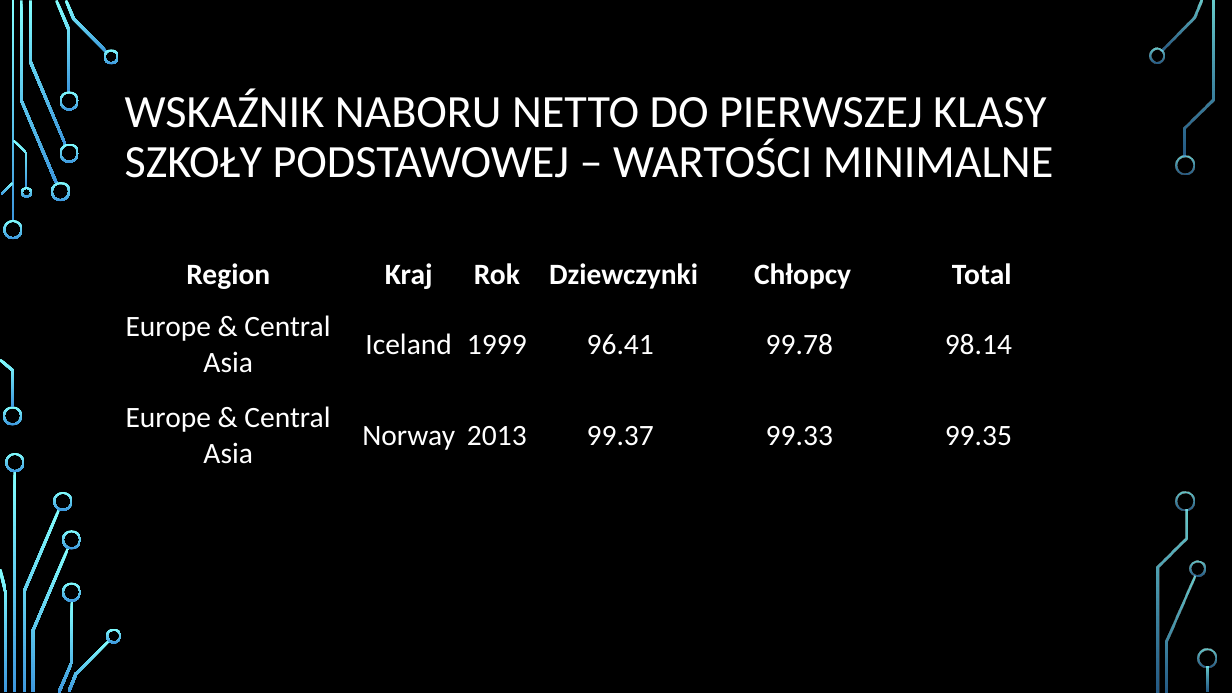
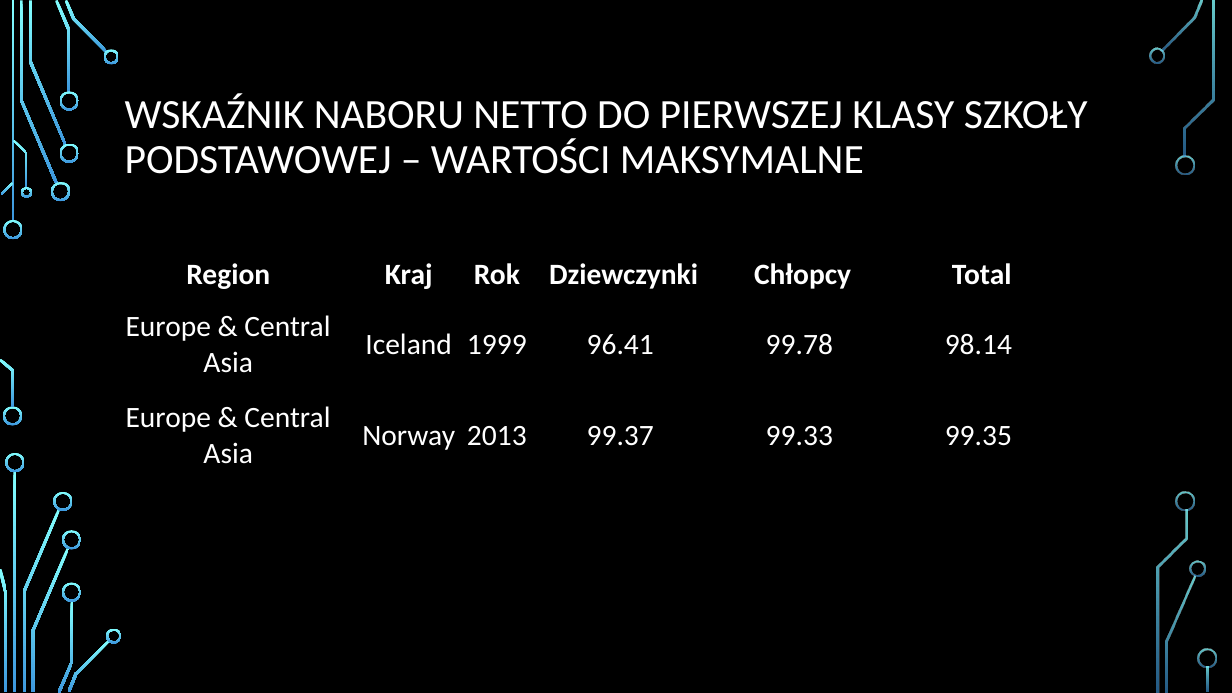
Before and after one commit to infoshareacademy/jdszr4-wdevs, a slide deck: slide 44 of prezentacje/SQL - Prezentacja koncowa.pptx. Drawn at 1232x693 pixels with LibreOffice and Linux fonts; fonts in the diff are those of the drawing; background and template pictures are left out. Boxes give left, top, right and bottom in pixels: in the first picture for what was removed or moved away, otherwise in the second. Text is boxed around its words. In the diff, an @@ line names an element or a change of style, - is before the commit and + after.

Commit message:
Drobne poprawki

```diff
--- a/prezentacje/SQL - Prezentacja koncowa.pptx
+++ b/prezentacje/SQL - Prezentacja koncowa.pptx
@@ title at (125,94,1088,174): text changed; size 36 to 32.4 pt @@
-WSKAŹNIK NABORU NETTO DO PIERWSZEJ KLASY SZKOŁY PODSTAWOWEJ – WARTOŚCI MINIMALNE
+WSKAŹNIK NABORU NETTO DO PIERWSZEJ KLASY SZKOŁY PODSTAWOWEJ – WARTOŚCI MAKSYMALNE
```
